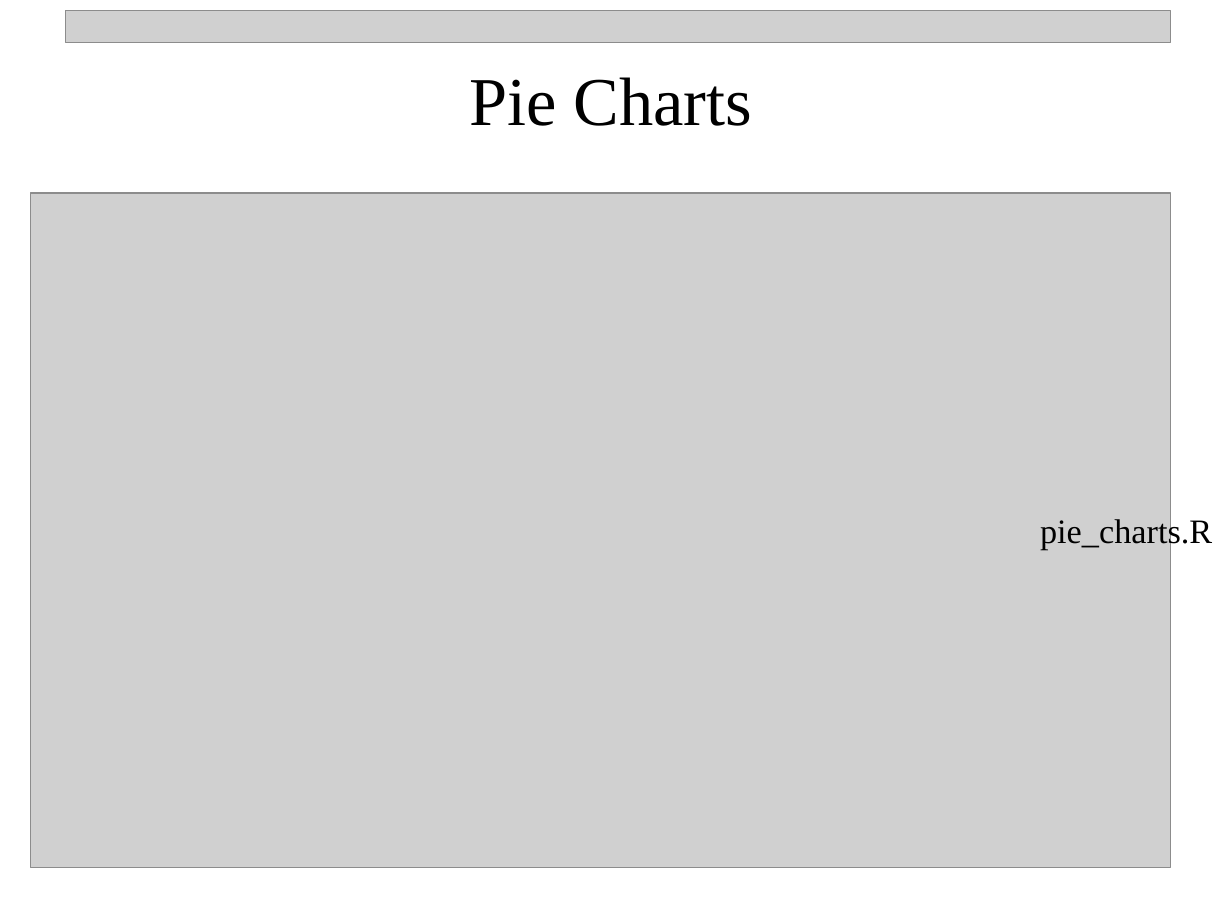
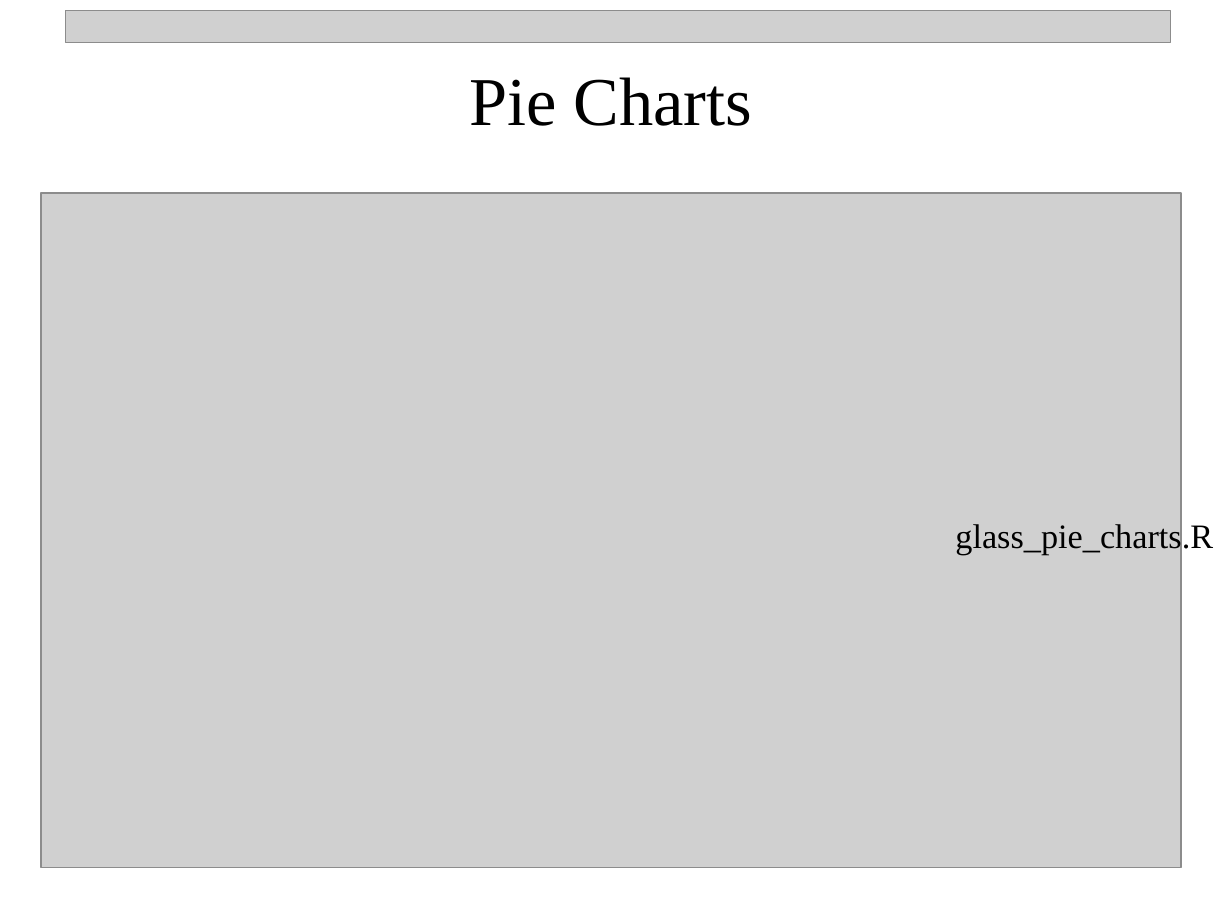
Before and after one commit to npetraco/709, a slide deck: slide 10 of Notes/2_basic_graphs_v1.pptx. Drawn at 1232x924 pixels with LibreOffice and Linux fonts; fonts in the diff are those of the drawing; grey boxes stand for pictures. Boxes give left, top, right and bottom in pixels: in the first picture for what was removed or moved away, otherwise in the second. Text is boxed around its words. In the diff, an @@ line names an element or a change of style, - is before the commit and + after.

```diff
--- a/Notes/2_basic_graphs_v1.pptx
+++ b/Notes/2_basic_graphs_v1.pptx
@@ picture: place and size @@
-picture at (31, 193, 1170, 867)
+picture at (41, 193, 1180, 867)
@@ text at (955, 521, 1213, 555): text changed @@
-pie_charts.R
+glass_pie_charts.R
```
Also in this commit, not shown: 5 other slides changed, 27 other files.
